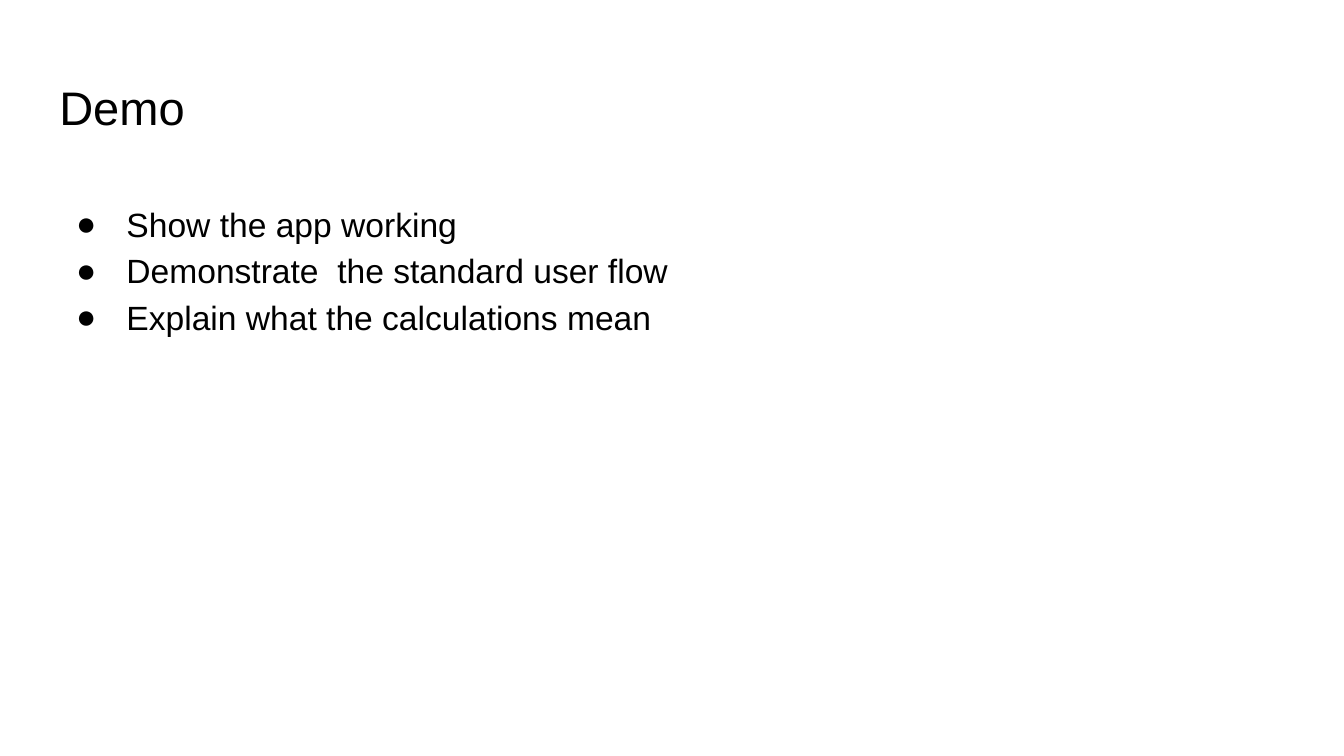
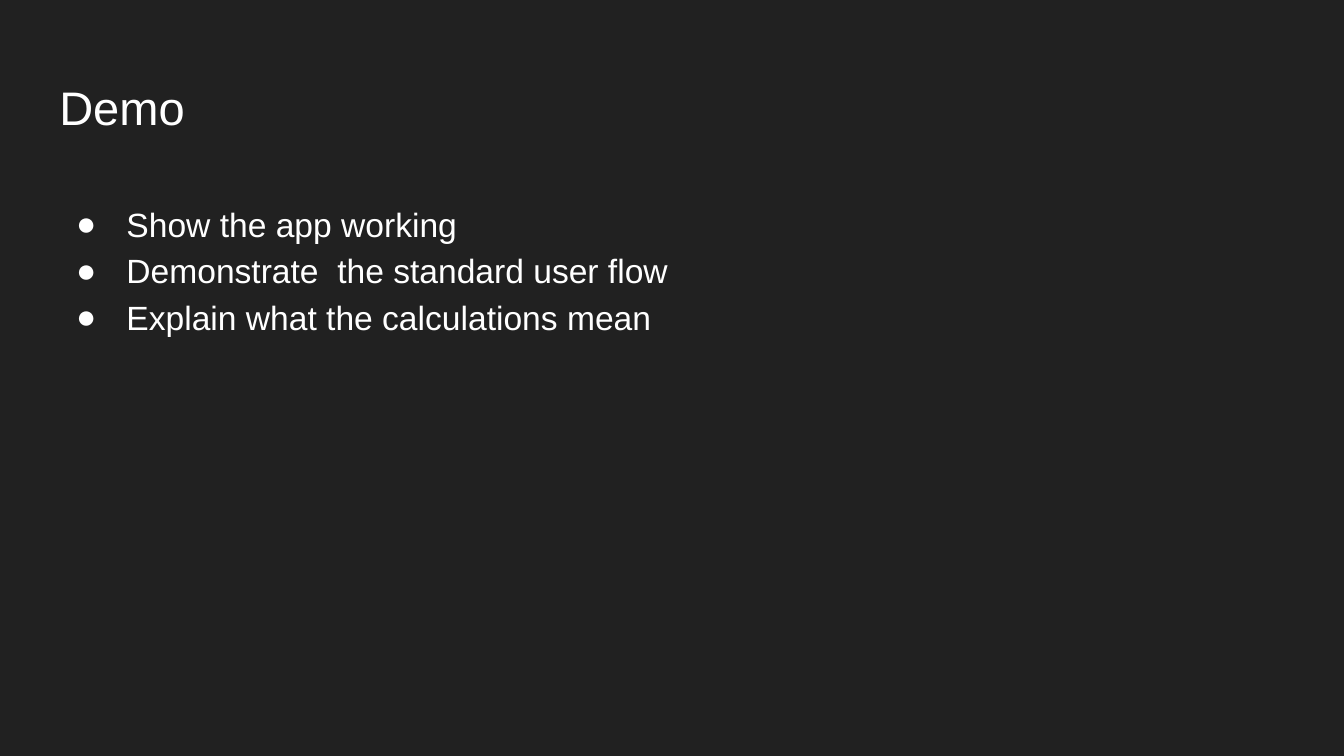
Before and after one commit to Asetka/Stocko, a slide deck: slide 11 of sprint_deliverables/Sprint3Deliverables/Stocko Sprint 3.pptx (slide 12 before the commit). Drawn at 1344x756 pixels with LibreOffice and Linux fonts; fonts in the diff are those of the drawing; background and template pictures are left out. Boxes give left, top, right and bottom in pixels: in the first picture for what was removed or moved away, otherwise in the second. Text is boxed around its words. In the diff, an @@ line names an element or a change of style, - is before the commit and + after.

```diff
--- a/sprint_deliverables/Sprint3Deliverables/Stocko Sprint 3.pptx
+++ b/sprint_deliverables/Sprint3Deliverables/Stocko Sprint 3.pptx
@@ background #FFFFFF to #212121 @@
@@ title "Demo" at bbox=[59, 92, 184, 126]: text colour #000000 to #FFFFFF @@
@@ text "Show the app working" at bbox=[126, 212, 668, 336]: text colour #000000 to #FFFFFF; bullet colour #000000 to #FFFFFF @@
```
Also in this commit, not shown: 9 other slides changed, 1 slide added, 2 slides removed, 2 other files.
